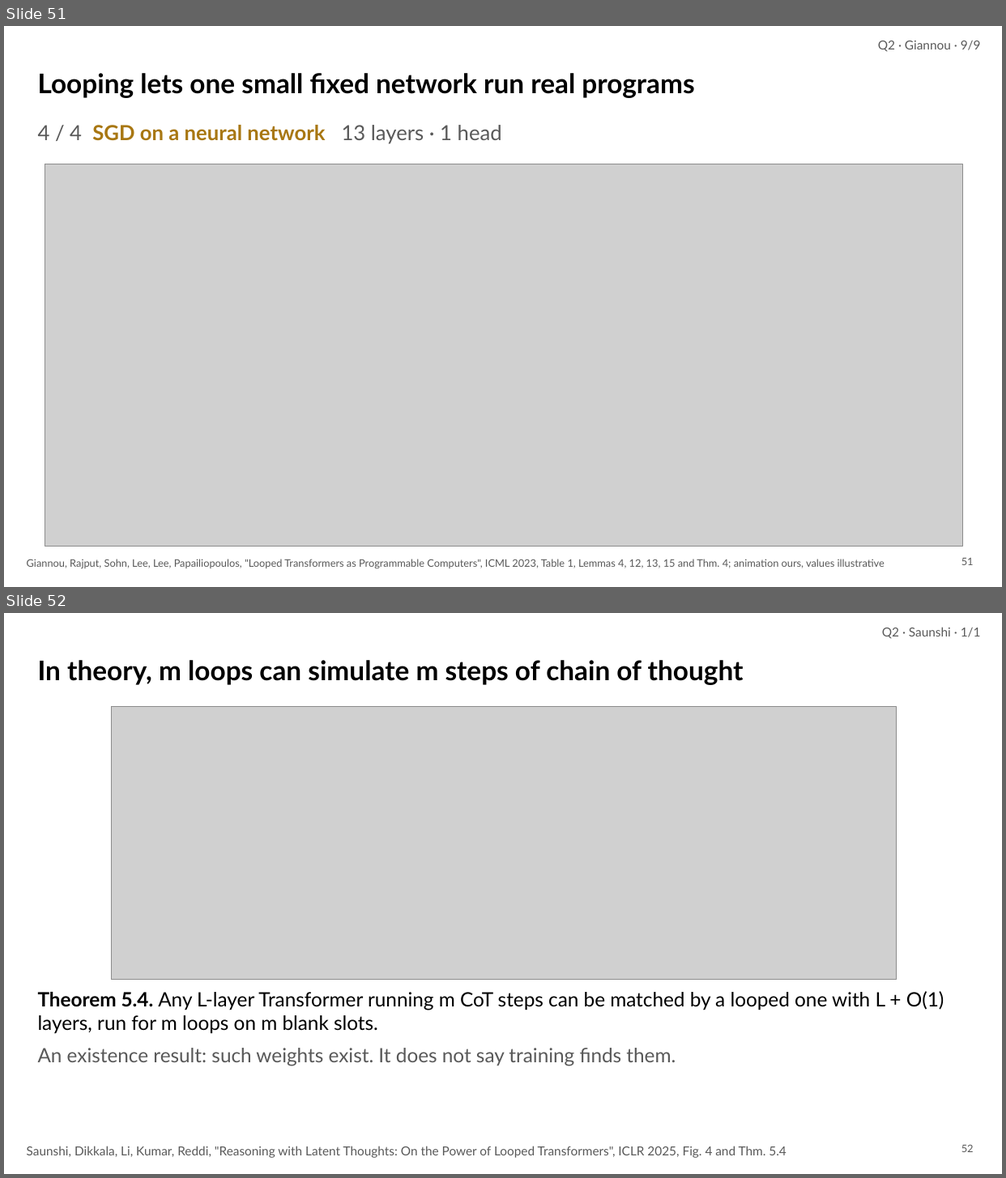
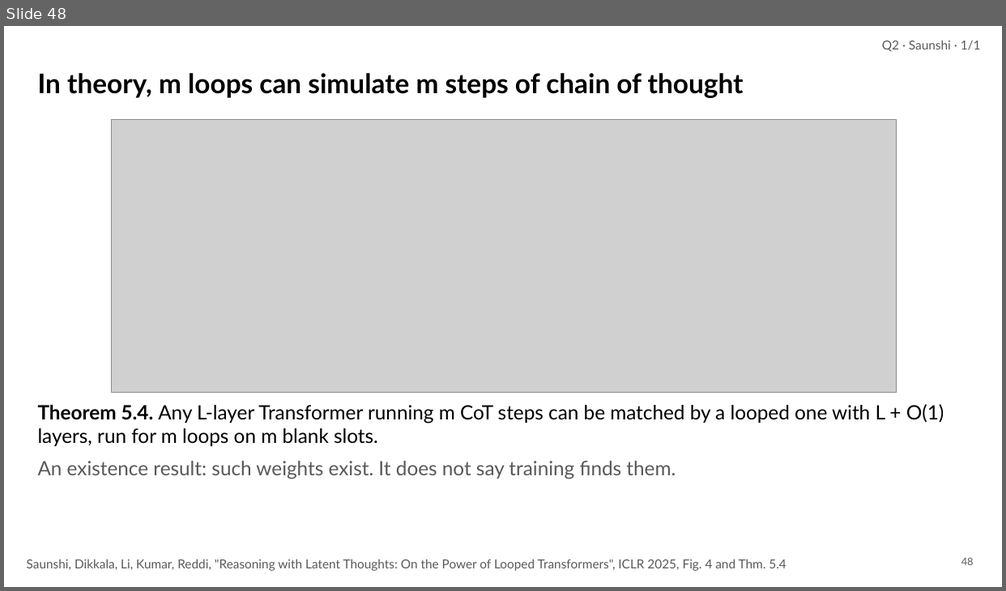
Before and after one commit to irregular6612/agi-hw2, a slide deck: build/out/looped-transformers.pptx. Shown one above the other, each under a label of ours: slides 51 and 52 before the commit, slide 48 after it. The pictures are 1006x1178 and 1006x591 pixels, drawn with LibreOffice and Linux fonts; fonts in the diff are those of the drawing; grey boxes stand for pictures. Boxes give left, top, right and bottom in pixels: in the first picture for what was removed or moved away, otherwise in the second. Text is boxed around its words. In the diff, an @@ line names an element or a change of style, - is before the commit and + after.

```diff
--- a/build/out/looped-transformers.pptx
+++ b/build/out/looped-transformers.pptx
@@ slide 51 removed at bbox=[4, 26, 1002, 587], background #FFFFFF @@
@@ text removed at bbox=[878, 40, 981, 52] @@
-Q2 · Giannou · 9/9
@@ text removed at bbox=[38, 73, 694, 98] @@
-Looping lets one small fixed network run real programs
@@ text removed at bbox=[38, 125, 502, 144] @@
-4 / 4 SGD on a neural network 13 layers · 1 head
@@ picture removed at bbox=[45, 165, 963, 546] @@
@@ text removed at bbox=[27, 559, 884, 570] @@
-Giannou, Rajput, Sohn, Lee, Lee, Papailiopoulos, "Looped Transformers as Programmable Computers", ICML 2023, Table 1, Lemmas 4, 12, 13, 15 and Thm. 4; animation ours, values illustrative
@@ page number removed at bbox=[961, 558, 974, 565] @@
-51
@@ what was slide 52 is now slide 48 @@
@@ page number at bbox=[961, 557, 974, 565]: text changed @@
-52
+48
```
Also in this commit, not shown: 5 slides changed, 3 other slides removed, 10 other files.
